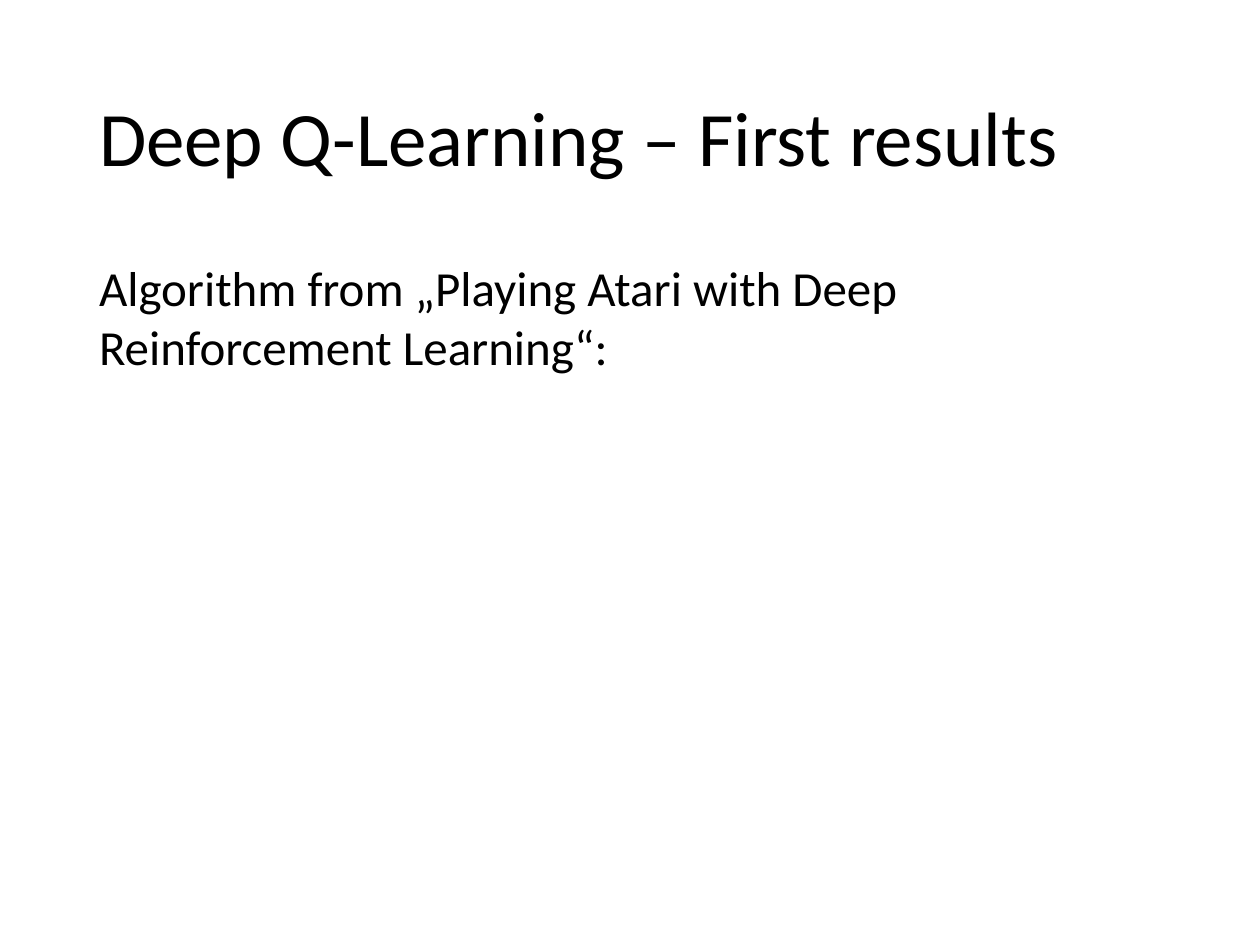
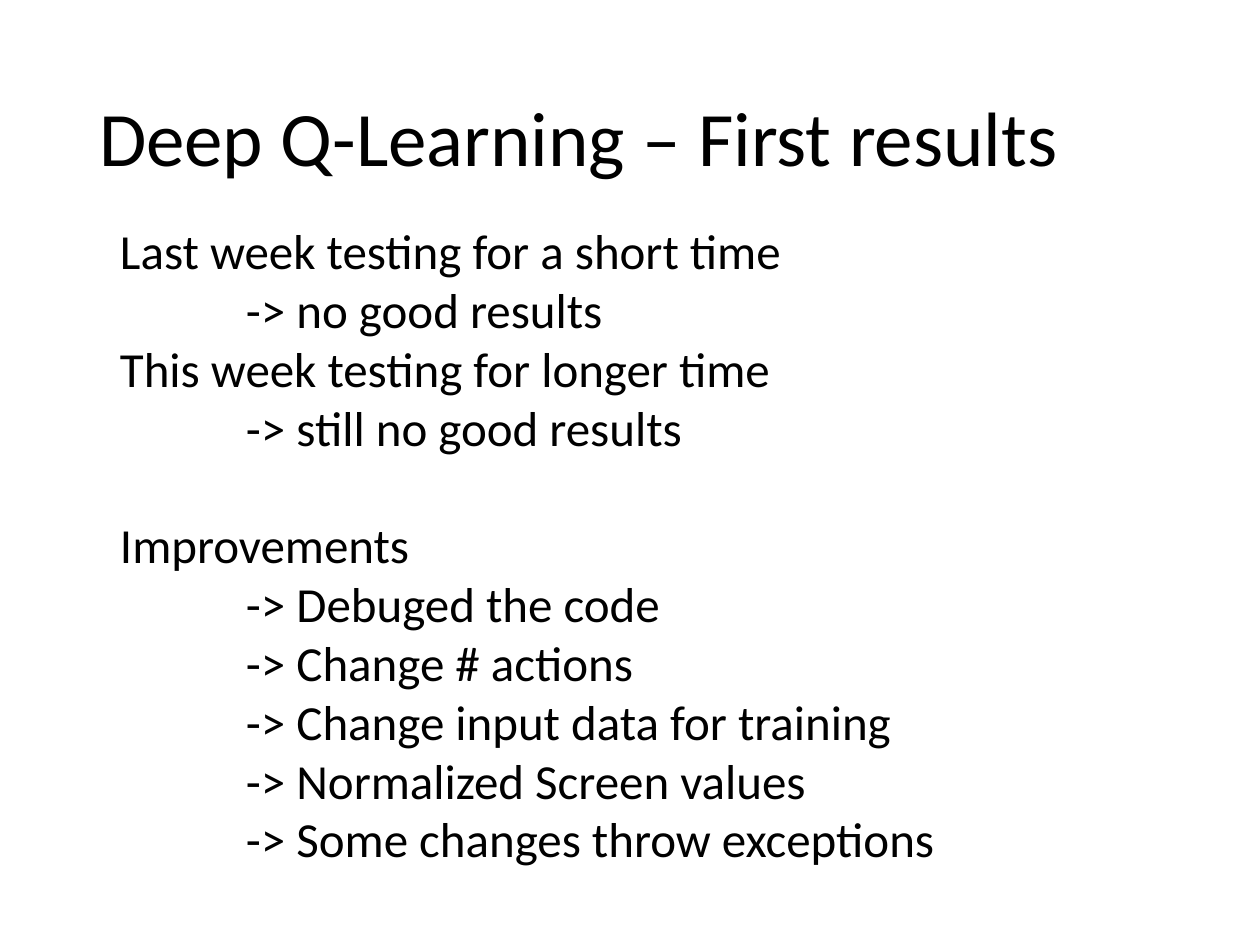
Before and after one commit to antonbulat/SnakeProject, a slide deck: slide 15 of Abgabe_09/Snake_overview.pptx. Drawn at 1260x945 pixels with LibreOffice and Linux fonts; fonts in the diff are those of the drawing. Boxes give left, top, right and bottom in pixels: in the first picture for what was removed or moved away, otherwise in the second. Text is boxed around its words. In the diff, an @@ line names an element or a change of style, - is before the commit and + after.

```diff
--- a/Abgabe_09/Snake_overview.pptx
+++ b/Abgabe_09/Snake_overview.pptx
@@ text added at (x1=120, y1=235, x2=934, y2=866), 28 pt, text #000000 @@
+Last week testing for a short time
+-> no good results
+This week testing for longer time
+-> still no good results
+Improvements
+-> Debuged the code
+-> Change # actions
+-> Change input data for training
+-> Normalized Screen values
+-> Some changes throw exceptions
@@ text removed at (x1=99, y1=272, x2=897, y2=374) @@
-Algorithm from „Playing Atari with Deep Reinforcement Learning“:
```
Also in this commit, not shown: 1 other slide changed, 1 other file.
